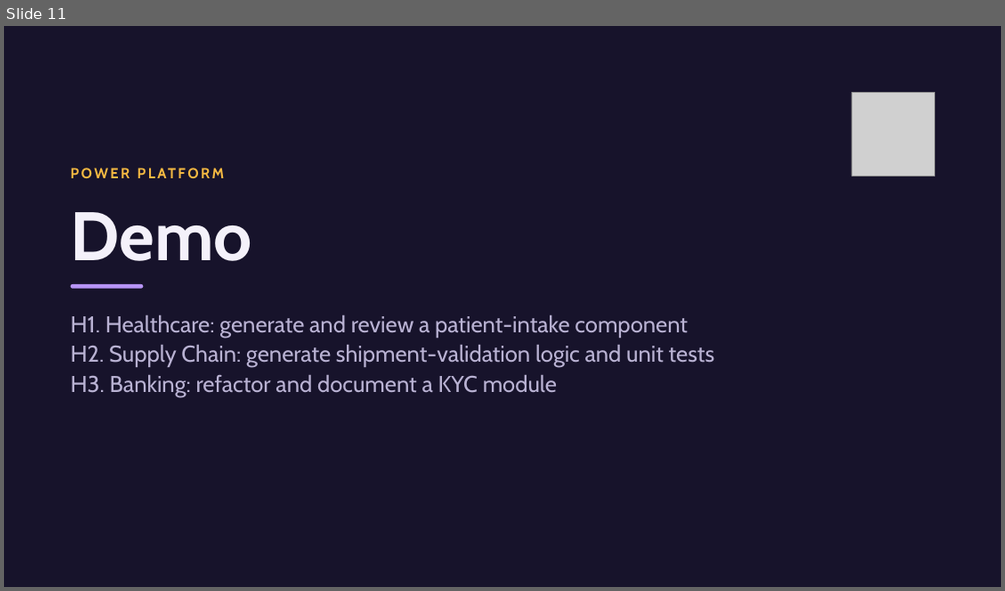
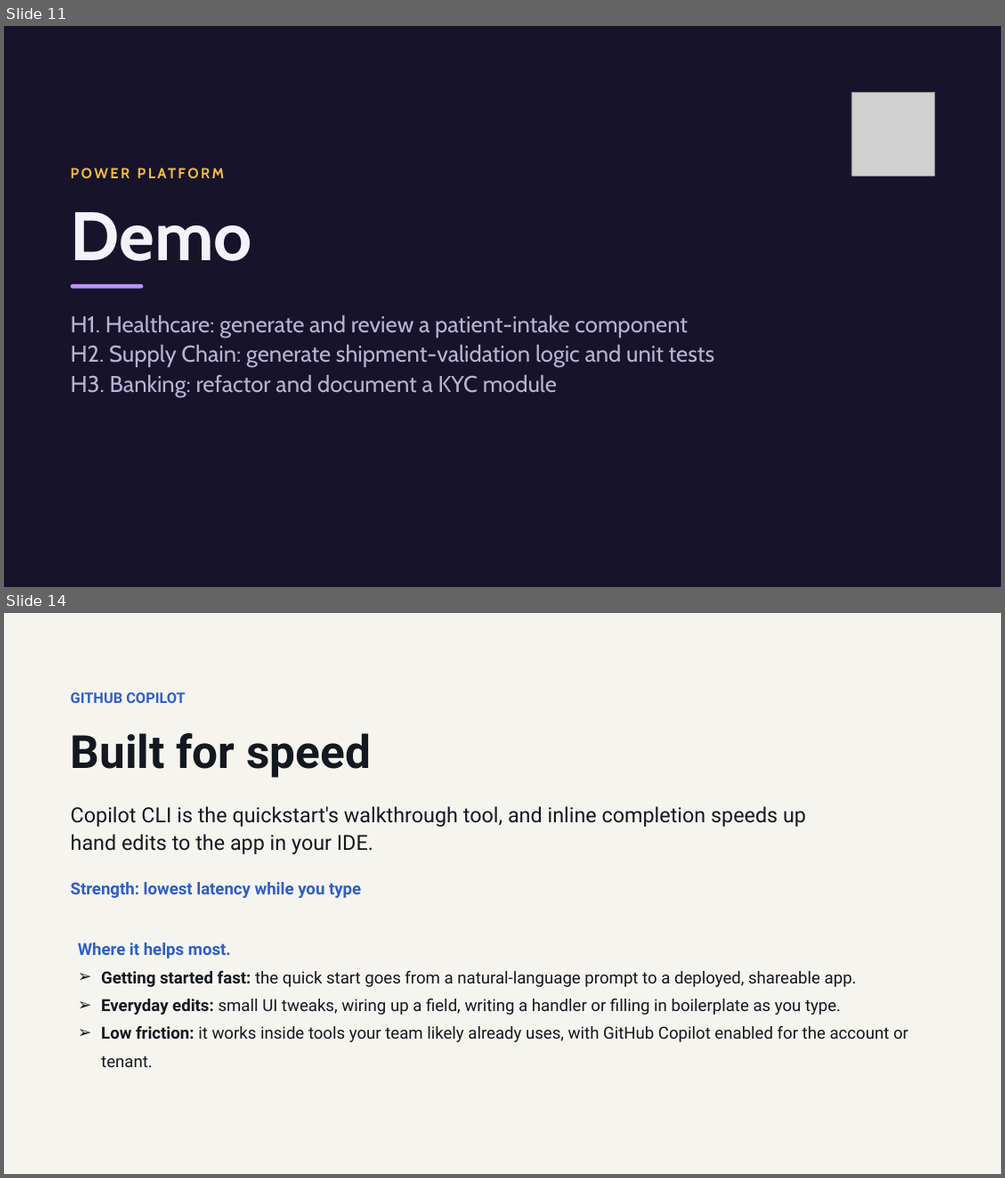
Before and after one commit to JPOWER4/Enterprise-Apps-Agents, a slide deck: Modeule 2 - Code Apps with Github Copilot.pptx. Shown one above the other, each under a label of ours: slide 11 before the commit, slides 11 and 14 after it; the slides between them are not shown. The pictures are 1005x591 and 1005x1178 pixels, drawn with LibreOffice and Linux fonts; fonts in the diff are those of the drawing; grey boxes stand for pictures. Boxes give left, top, right and bottom in pixels: in the first picture for what was removed or moved away, otherwise in the second. Text is boxed around its words. In the diff, an @@ line names an element or a change of style, - is before the commit and + after.

```diff
--- a/Modeule 2 - Code Apps with Github Copilot.pptx
+++ b/Modeule 2 - Code Apps with Github Copilot.pptx
@@ slide 14 added at [4,613,1001,1174], background #F6F4EF @@
@@ text added at [71,692,185,703], 14 pt, text #2F5FC4, bold @@
+GITHUB COPILOT
@@ title added at [71,733,371,778], 44 pt, text #14181F, bold @@
+Built for speed
@@ text added at [71,806,806,854], 20 pt, text #14181F @@
+Copilot CLI is the quickstart's walkthrough tool, and inline completion speeds up hand edits to the app in your IDE.
@@ text added at [71,882,361,898], 16 pt, text #2F5FC4, bold @@
+Strength: lowest latency while you type
@@ text added at [78,942,908,1067], 16 pt, text #14181F @@
+Where it helps most.
+➢ Getting started fast: the quick start goes from a natural-language prompt to a deployed, shareable app.
+➢ Everyday edits: small UI tweaks, wiring up a field, writing a handler or filling in boilerplate as you type.
+➢ Low friction: it works inside tools your team likely already uses, with GitHub Copilot enabled for the account or tenant.
```
Also in this commit, not shown: 3 other slides added, 1 other file.
